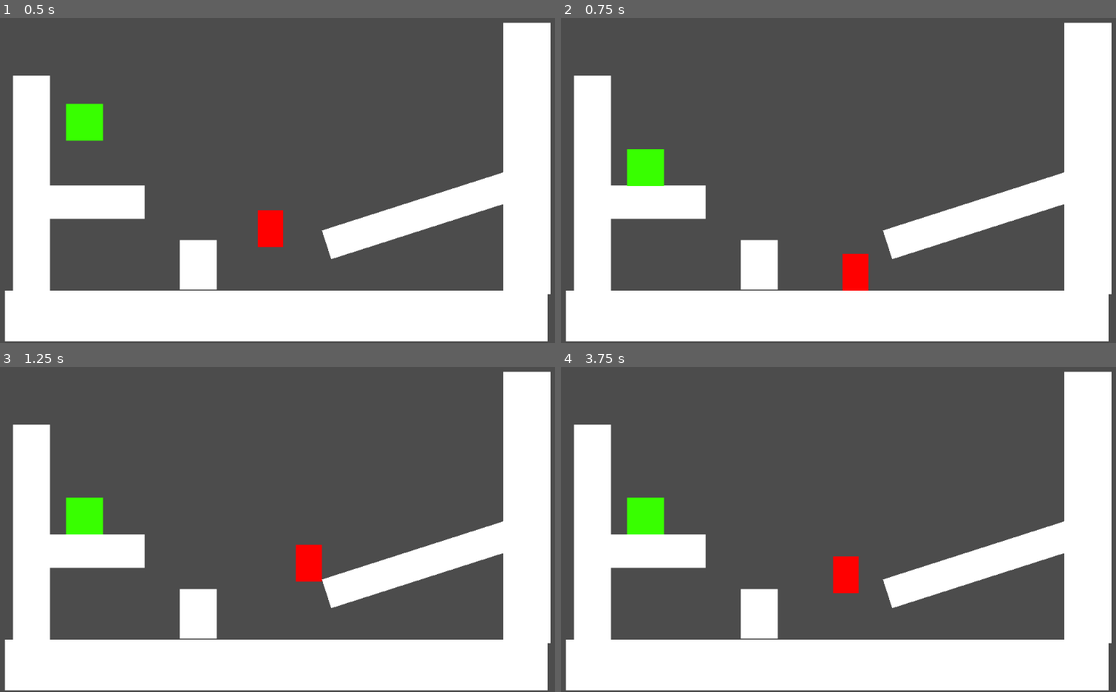
Above: before the commit, frames 1-4 (two rows, left to right).
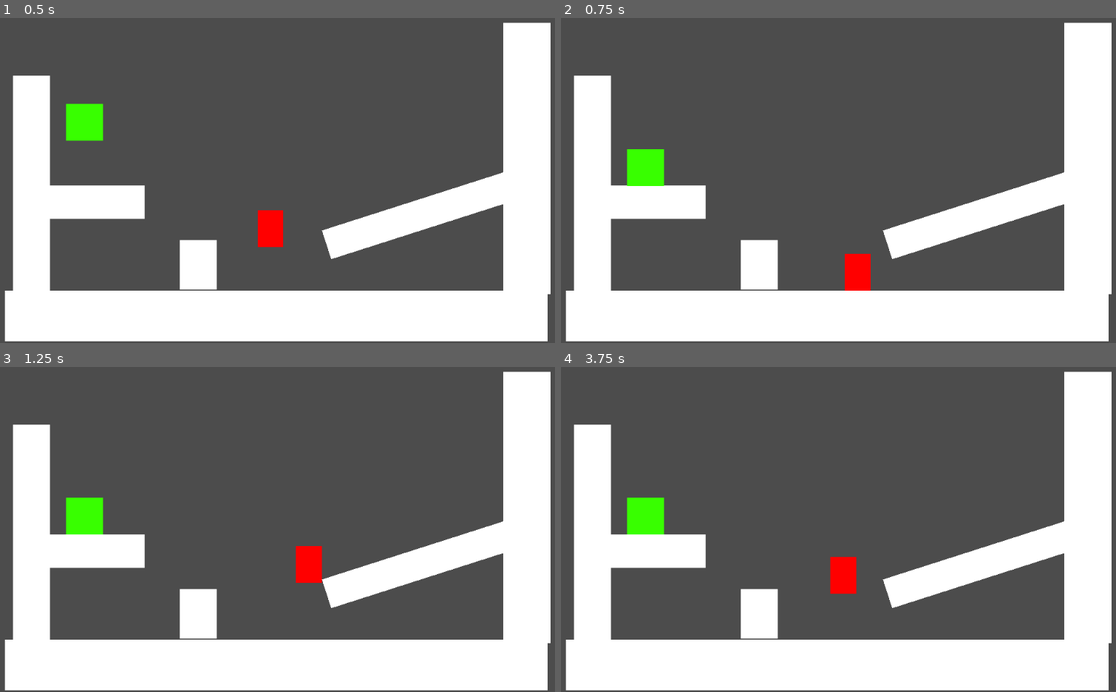
Above: after the commit, the same moments.

Repository: vanjac/wi22jam
Game: Godot game, scene res://placeholder/testlevel.tscn
The game is run twice, just before and just after one commit, with the same random seed, the same clock (stepped at 60 frames per second) and the same inputs. The project has no main scene, so this scene is started directly.
Inputs:
- Up to frame 1 (0.5 s): no input
- Up to frame 2 (0.75 s): hold D (right) from 0.53 s (still down)
- Up to frame 3 (1.25 s): keep holding D (right); tap Space (jump) at 0.77 s
- Up to frame 4 (3.75 s): release D (right) at 1.28 s; hold A (left) 1.28-2.03 s; tap Space (jump) at 1.52, 3.02 s; hold D (right) 2.03-3.53 s; hold A (left) from 3.53 s (still down)

Frame 1 is identical in both runs. In frame 2, less than 0.1% of the frame differs, in the area x 50-56%, y 72-84%; in frame 3, less than 0.1%; in frame 4, 0.2%, in the area x 48-54%, y 58-70%.

Commit message:
fix ground check

Diff:
--- a/player/Player.gd
+++ b/player/Player.gd
@@ -1,10 +1,10 @@
 extends KinematicBody2D
 
 const walk_speed = 250
-const walk_accel = 3000
-const walk_decel = 700
+const walk_accel = 5000
+const walk_decel = 1000
 const jump_speed = 400
-const coyote_time = 0.15
+const coyote_time = 0.17
 
 var gravity = ProjectSettings.get_setting("physics/2d/default_gravity")
 
@@ -44,7 +44,7 @@
 		move_vec.y = -jump_speed
 		jumping = true
 	elif on_ground:
-		move_vec.y = 0
+		move_vec.y = gravity * delta
 		jumping = false
 	else:
 		move_vec.y += gravity * delta
@@ -67,7 +67,7 @@
 	var moved = move_and_slide(move_vec, Vector2(0, -1), true,
 							   4, 0.785398, false)
 	var was_on_ground = on_ground
-	on_ground = moved.y < move_vec.y
+	on_ground = moved.y < move_vec.y - 0.001
 	if was_on_ground and not on_ground:
 		time_since_left_ground = 0
 	# wall collision
